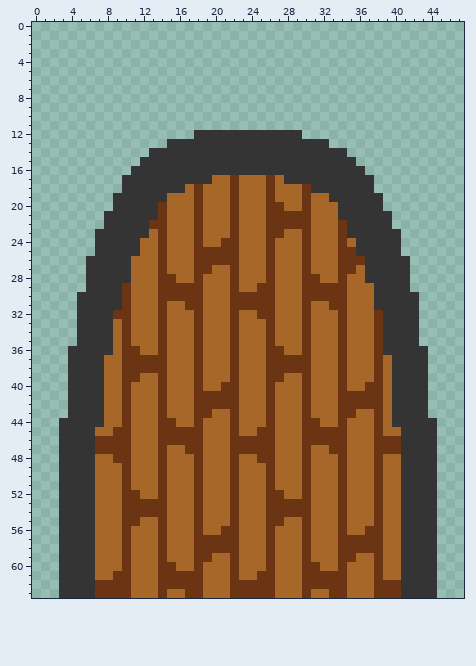
Two states of a pixel-art sprite, SpookyJam/Assets/Images/Doors/UnlockedDoor.png. Above, as it was before the edit.
The file is 48x64 pixels.
After the commit:
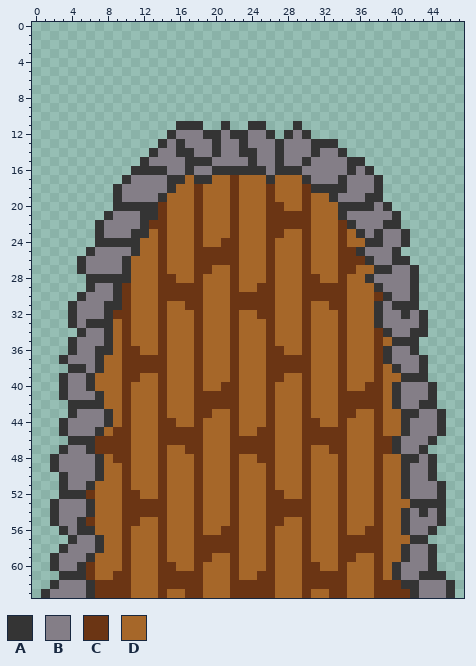
Palette (. is transparent): A #343434  B #847e87  C #6b3514  D #a66729
Diff:
Changed rows in their new state; - is an unchanged pixel.
first column x 1:
11 ---------------AAA--A--AA---A-----------------
12 --------------ABBB--B--BB-.-BA----------------
13 -------------AB-BBB-BB-BBB-BBB--A-------------
14 -------------BB--BB-BB--BB-BBB-BB-------------
15 ------------BBBB---BBBB-BB-BB-BBBB-A----------
16 --------------BB-BB------B---BBBBB-BA---------
17 ----------BBBB--D--------A-DD-BBB-BBBA--------
18 --------ABBBBB-D------------------BBBA--------
19 ---------BBBB--------------------BBB----------
20 -------------------------------------BA-------
21 --------BBB-----------------------BBBBBA------
22 ------ABBBB------------------------BBB-A------
23 -------BBB------------------------D-B-BBA-----
24 -----------------------------------D--BBA-----
25 -----ABBBB--------------------------BBB-------
26 ----ABBBB----------------------------BB-------
27 ----ABBBB---------------------------D--BBA----
28 -------------------------------------BBBBA----
29 ------BB------------------------------BBBA----
30 -----BBB-----------------------------C-BB-----
31 ---ABBB-------------------------------B-------
32 ---ABBB------------------------------ABB-BA---
33 ---AB--------------------------------ABBBBA---
34 -----BB--------------------------------BB-A---
35 ---ABBB-------------------------------D-------
36 ----BB---------------------------------BB-.---
37 --ABBB--------------------------------ABBB----
38 -----B----------------------------------BB----
39 --ABB-D--------------------------------D------
40 --ABB-D---------------------------------BBBA--
41 --ABBB----------------------------------BBBA--
42 ----------------------------------------BB-A--
43 ----BBBA-------------------------------D--BBA-
44 ---BBBBA-------------------------------D-BBBA-
45 ---BBBA----------------------------------BBBA-
46 --.------------------------------------ABBB---
47 ---BB----------------------------------ABB-.--
48 -ABBBBA-----------------------------------B---
49 -ABBBBA----------------------------------BB---
50 ---BBBA----------------------------------BB---
51 ---BB------------------------------------BBBA-
52 -----C-----------------------------------BBBA-
53 -ABBB-----------------------------------D---A-
54 -ABBB------------------------------------B-BA-
55 -ABB-C-----------------------------------BBBA-
56 ---B-------------------------------------BB---
57 --.-BBA---------------------------------D--.--
58 ---BBBA----------------------------------BB---
59 -ABBB------------------------------------BB---
60 -ABB-C---------------------------------ABBB---
61 -----C---------------------------------ABB--A-
62 -ABBB-------------------------------------BBBA
63 ABBBB-----------------------------------C-BBBA
Pixel boxes of the changes (left, top, right, bottom) in both pictures:
changed: (41, 121, 455, 598)
